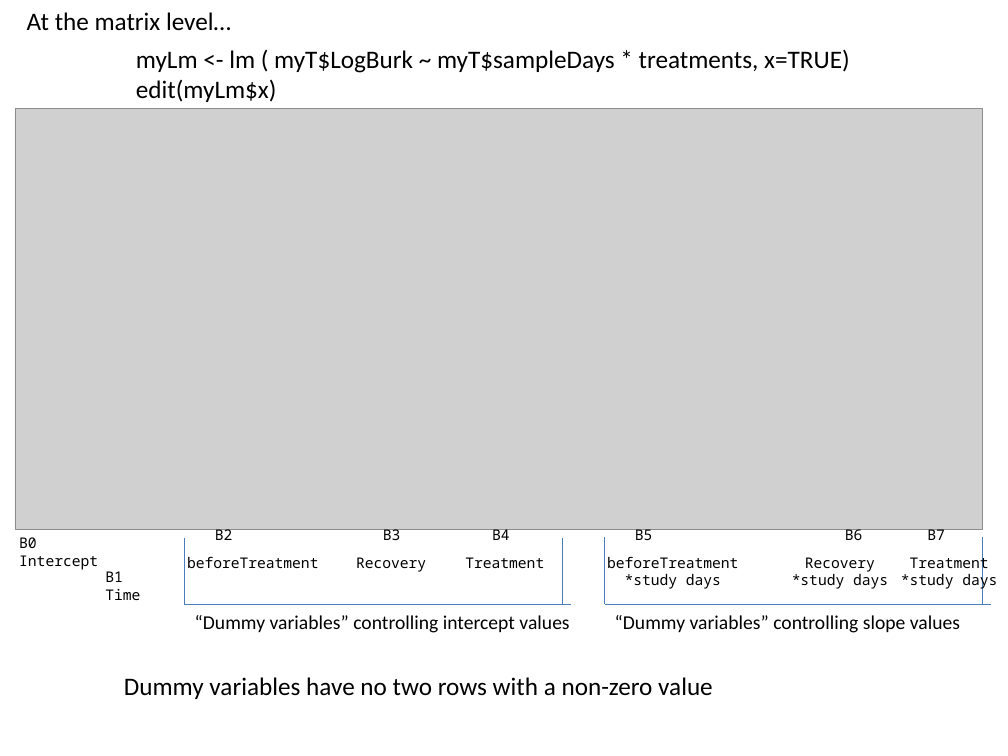
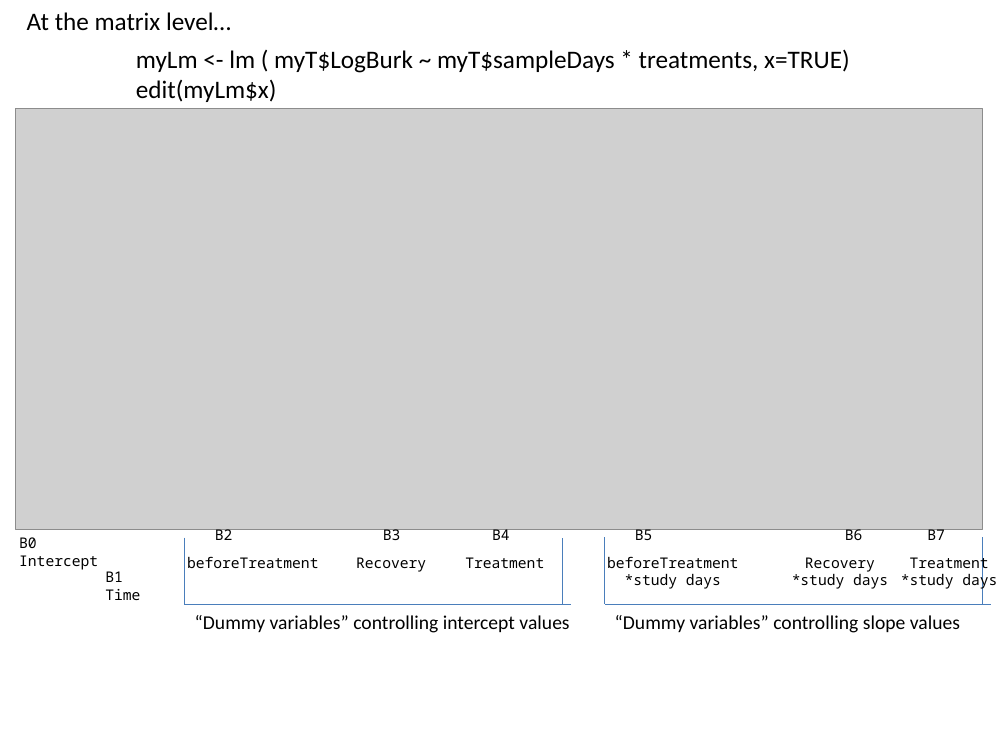
Before and after one commit to afodor/afodor.github.io, a slide deck: slide 25 of classes/stats2019/Lecture15.pptx. Drawn at 1008x756 pixels with LibreOffice and Linux fonts; fonts in the diff are those of the drawing; grey boxes stand for pictures. Boxes give left, top, right and bottom in pixels: in the first picture for what was removed or moved away, otherwise in the second. Text is boxed around its words. In the diff, an @@ line names an element or a change of style, - is before the commit and + after.

Commit message:
small fixes to lecture 15

```diff
--- a/classes/stats2019/Lecture15.pptx
+++ b/classes/stats2019/Lecture15.pptx
@@ text removed at box(124, 677, 713, 699) @@
-Dummy variables have no two rows with a non-zero value
```
Also in this commit, not shown: 2 other slides changed.
